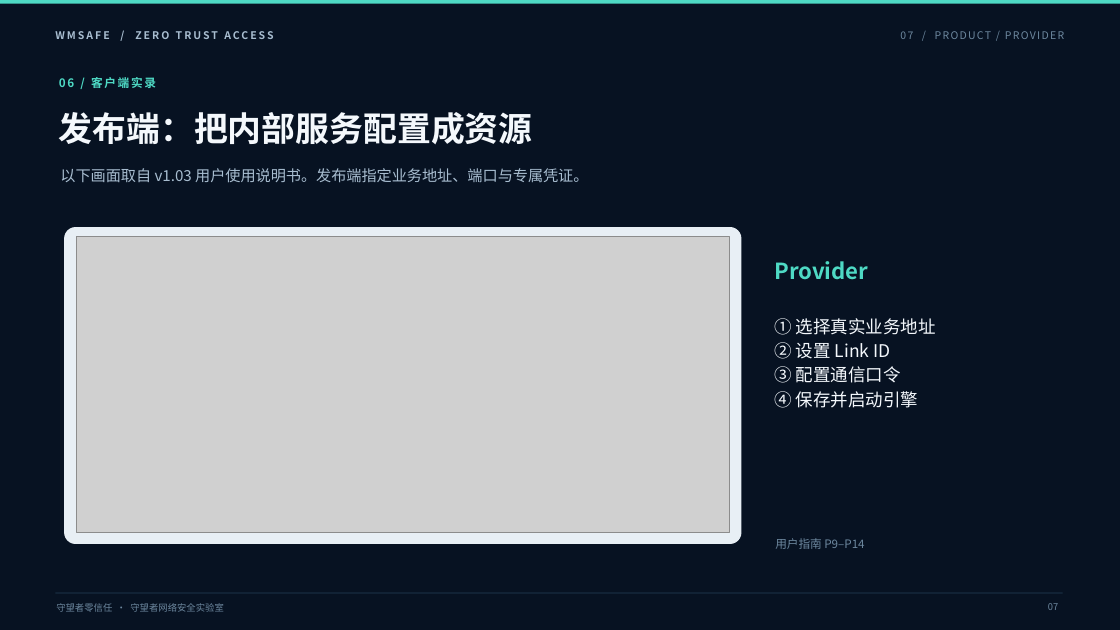
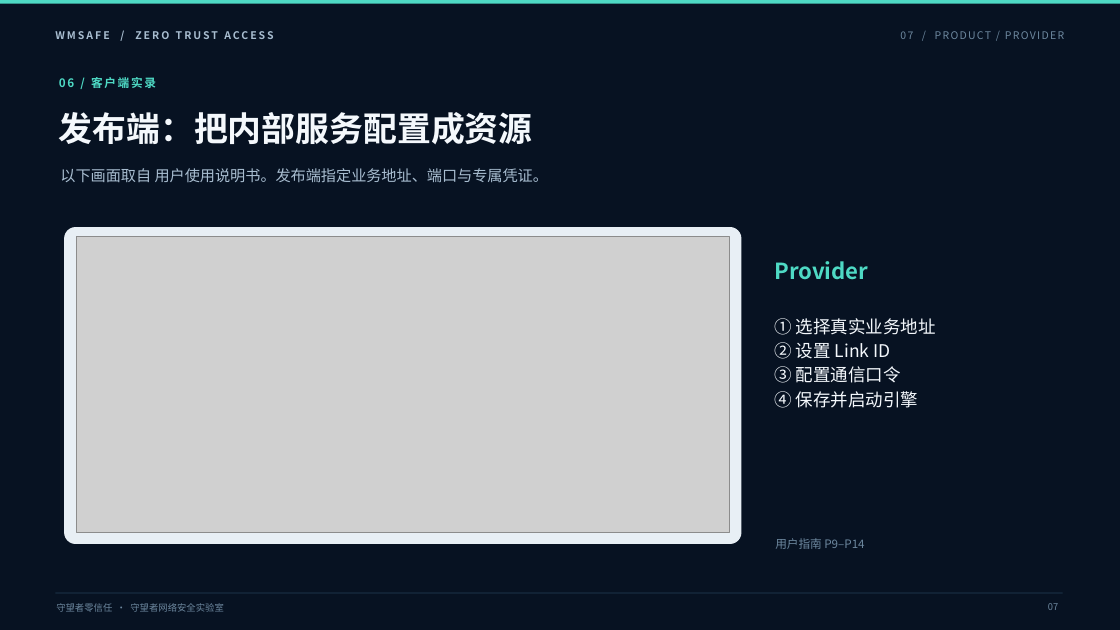
Before and after one commit to wmsafe/wmsafe.github.io, a slide deck: slide 7 of media/wmsafe-product-presentation.pptx. Drawn at 1120x630 pixels with LibreOffice and Linux fonts; fonts in the diff are those of the drawing; grey boxes stand for pictures. Boxes give left, top, right and bottom in pixels: in the first picture for what was removed or moved away, otherwise in the second. Text is boxed around its words. In the diff, an @@ line names an element or a change of style, - is before the commit and + after.

```diff
--- a/media/wmsafe-product-presentation.pptx
+++ b/media/wmsafe-product-presentation.pptx
@@ text at <box>60,168,548,182</box>: text changed @@
-以下画面取自 v1.03 用户使用说明书。发布端指定业务地址、端口与专属凭证。
+以下画面取自 用户使用说明书。发布端指定业务地址、端口与专属凭证。
```
Also in this commit, not shown: 6 other slides changed, 12 other files.
